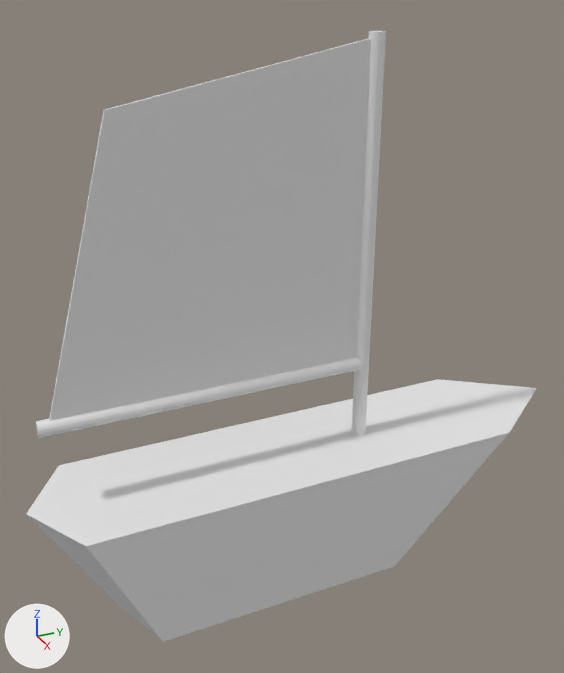
The glTF model public/boat.glb as it was, and as the next commit left it.
The view is the same before and after, from a 50 mm camera at (49.7, -24.6, 40.5) aimed at (-0.8, -1.8, 15.2). Arrows for +X, +Y and +Z are at lower left; the lights stay in place. Where no turn or scale is listed for an object, it has been applied to the vertices. Vertices at the same position are counted once.

The scene before the commit, as lines of its bpy script (objects in view):
```python
me_cube = bpy.data.meshes.new('Cube')
me_cube.from_pydata(...)  # 12 vertices, 20 faces; spans x -5.3..5.3, y -22.5..24.2, z -5.3..5.3
me_cube.materials.append(mat_material)  # white #e7e7e7
me_cylinder = bpy.data.meshes.new('Cylinder')
me_cylinder.from_pydata(...)  # a 16-sided cylinder along z spanning x -0.6..0.6, y -0.6..0.6, z -13.0..20.0
me_cylinder_001 = bpy.data.meshes.new('Cylinder.001')
me_cylinder_001.from_pydata(...)  # a 16-sided cylinder along y spanning x -0.6..0.6, y -13.0..13.0, z -0.6..0.6
me_plane = bpy.data.meshes.new('Plane')
me_plane.from_pydata(...)  # 8 vertices, 12 faces; spans x -0.1..0.1, y -10.9..13.9, z -13.9..11.0
ob_cube = bpy.data.objects.new('Cube', me_cube)
ob_cube.location = (0.0, 0.0, 0.0)
ob_cylinder = bpy.data.objects.new('Cylinder', me_cylinder)
ob_cylinder.location = (0.0, 4.96, 17.29)
ob_cylinder_001 = bpy.data.objects.new('Cylinder.001', me_cylinder_001)
ob_cylinder_001.location = (0.0, -7.9, 12.02)
ob_plane = bpy.data.objects.new('Plane', me_plane)
ob_plane.location = (0.0, -9.22, 25.89)
```
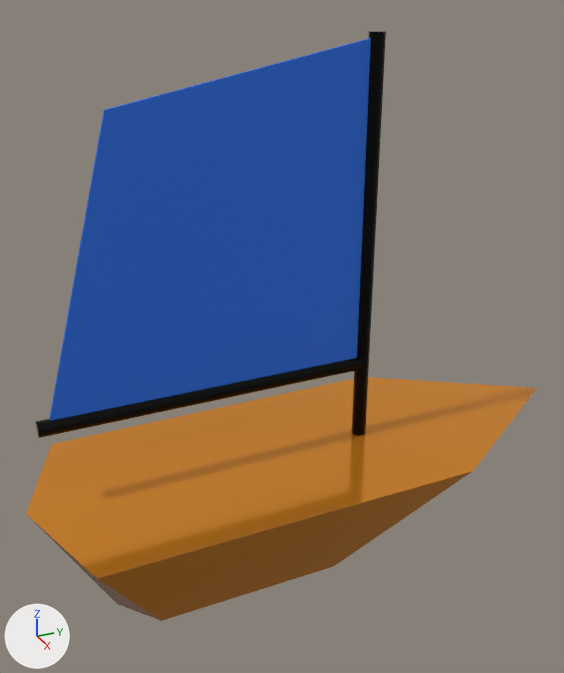
Commit message: New boat colors

Pixel boxes (x1, y1, x2, y2) of what changed, in the pictures (564 x 673 px):
'Plane', recoloured (white to blue)
    both: (49, 38, 371, 421)
'Cube', reshaped (7% shorter)
    before: (26, 379, 537, 642)
    after: (26, 377, 537, 621)
'Cylinder', recoloured (white to black)
    both: (352, 31, 386, 436)
'Cylinder.001', recoloured (white to black)
    both: (36, 358, 365, 438)

The change, as a list of edits to the scene's bpy script:
```text
Add mat_matvoile:
    mat_matvoile = principled_material('MatVoile')
    mat_matvoile.base_color = (0.0192, 0.165, 0.801)  # blue #2671e7
    mat_matvoile.roughness = 0.695
Add mat_matmat:
    mat_matmat = principled_material('MatMat')
    mat_matmat.base_color = (0.0, 0.0, 0.0)  # black #000000
    mat_matmat.metallic = 0.627
    mat_matmat.roughness = 0.218
Add mat_matcoque:
    mat_matcoque = principled_material('MatCoque')
    mat_matcoque.base_color = (0.801, 0.286, 0.0208)  # orange #e79228
    mat_matcoque.metallic = 0.527
    mat_matcoque.roughness = 0.118
Change me_cube:
    where me_cube.from_pydata(...)  # 12 vertices, 20 faces; spans x -5.3..5.3, y -22.5..24.2, z -5.3..5.3
    used by ob_cube; location = (0.0, 0.0, 0.0)
    remove me_cube.materials.append(mat_material)  # white #e7e7e7
    me_cube part 1
    me_cube.vertices[0].co: (5.3, 16.7, 5.3) -> (8.8, 10.3, 5.3)  # pixel (509, 432) -> pixel (472, 471)
    me_cube.vertices[1].co: (5.3, 6.0, -5.3) -> (5.3, 0.0, -3.3)  # pixel (394, 566) -> pixel (333, 566)
    me_cube.vertices[2].co: (5.3, -19.3, 5.3) -> (8.8, -19.3, 5.3)  # pixel (86, 546) -> pixel (96, 578)
    me_cube.vertices[3].co: (5.3, -14.5, -5.3) -> (5.3, -14.5, -3.3)  # pixel (163, 642) -> pixel (161, 621)
    me_cube.vertices[4].co: (0.0, 14.5, -5.3) -> (0.0, 8.5, -5.3)
    me_cube.vertices[8].co: (-5.3, 16.7, 5.3) -> (-8.8, 10.3, 5.3)  # pixel (437, 379) -> not seen
    me_cube.vertices[9].co: (-5.3, 6.0, -5.3) -> (-5.3, 0.0, -3.3)
    me_cube.vertices[10].co: (-5.3, -19.3, 5.3) -> (-8.8, -19.3, 5.3)  # pixel (58, 465) -> pixel (51, 444)
    me_cube.vertices[11].co: (-5.3, -14.5, -5.3) -> (-5.3, -14.5, -3.3)
    add me_cube.materials.append(mat_matcoque)  # orange #e79228
Change me_cylinder:
    where me_cylinder.from_pydata(...)  # 32 vertices, 60 faces; spans x -0.6..0.6, y -0.6..0.6, z -13.0..20.0
    add me_cylinder.materials.append(mat_matmat)  # black #000000
Change me_cylinder_001:
    where me_cylinder_001.from_pydata(...)  # 32 vertices, 60 faces; spans x -0.6..0.6, y -13.0..13.0, z -0.6..0.6
    add me_cylinder_001.materials.append(mat_matmat)  # black #000000
Change me_plane:
    where me_plane.from_pydata(...)  # 8 vertices, 12 faces; spans x -0.1..0.1, y -10.9..13.9, z -13.9..11.0
    add me_plane.materials.append(mat_matvoile)  # blue #2671e7
```
